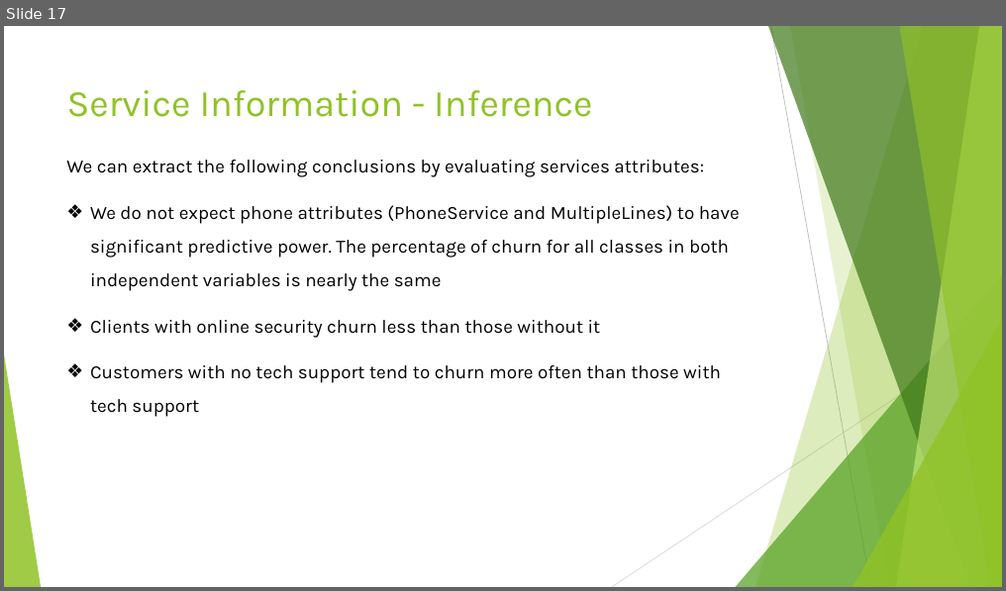
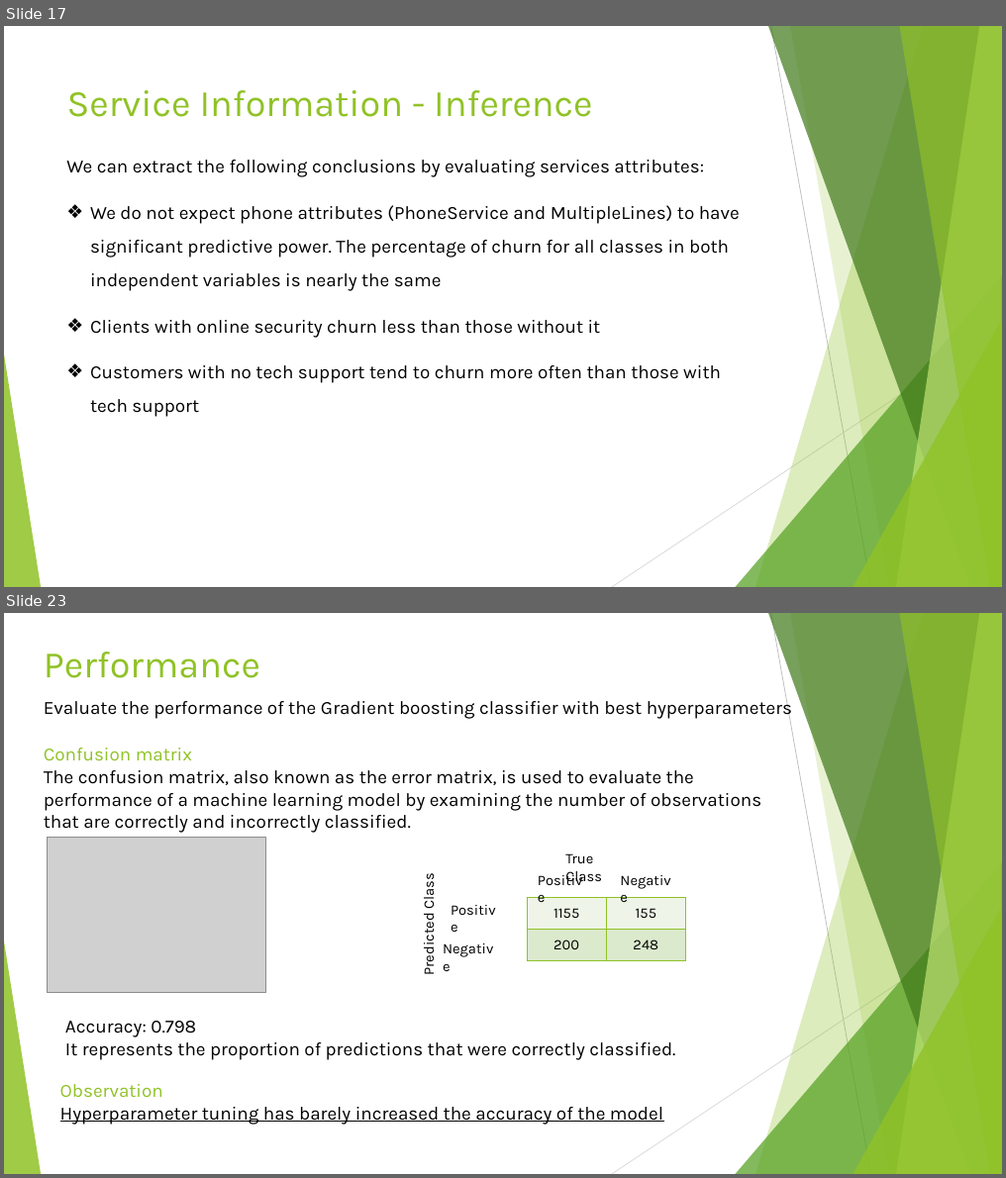
Before and after one commit to Prakul-github/Machine-Learning, a slide deck: Capstone_Project/Capstone project - Telecom Customer Churn.pptx. Shown one above the other, each under a label of ours: slide 17 before the commit, slides 17 and 23 after it; the slides between them are not shown. The pictures are 1006x591 and 1006x1178 pixels, drawn with LibreOffice and Linux fonts; fonts in the diff are those of the drawing; grey boxes stand for pictures. Boxes give left, top, right and bottom in pixels: in the first picture for what was removed or moved away, otherwise in the second. Text is boxed around its words. In the diff, an @@ line names an element or a change of style, - is before the commit and + after.

```diff
--- a/Capstone_Project/Capstone project - Telecom Customer Churn.pptx
+++ b/Capstone_Project/Capstone project - Telecom Customer Churn.pptx
@@ slide 23 added at [4, 613, 1002, 1174], background #FFFFFF; not listed: 10 template elements that a slide beside it also shows @@
@@ title added at [44, 652, 260, 678], 36 pt, text #90C226 @@
+Performance
@@ text added at [44, 699, 792, 719], 18 pt, text #000000 @@
+Evaluate the performance of the Gradient boosting classifier with best hyperparameters
@@ text added at [44, 748, 761, 833], 18 pt, text #000000 @@
+Confusion matrix
+The confusion matrix, also known as the error matrix, is used to evaluate the performance of a machine learning model by examining the number of observations that are correctly and incorrectly classified.
@@ picture added at [47, 838, 265, 992] @@
@@ text added at [419, 876, 438, 974], 14 pt, text #000000 @@
+Predicted Class
@@ text added at [531, 867, 596, 893], 14 pt, text #000000 @@
+Positive
@@ text added at [565, 854, 602, 885], 14 pt, text #000000 @@
+True Class
@@ text added at [614, 867, 686, 893], 14 pt, text #000000 @@
+Negative
@@ text added at [444, 897, 509, 922], 14 pt, text #000000 @@
+Positive
@@ table added at [528, 897, 686, 961], 2 rows, 2 columns @@
+1155 | 155
+200 | 248
@@ text added at [436, 936, 508, 961], 14 pt, text #000000 @@
+Negative
@@ text added at [65, 1021, 675, 1060], 18 pt, text #000000 @@
+Accuracy: 0.798
+It represents the proportion of predictions that were correctly classified.
@@ text added at [60, 1084, 663, 1125], 18 pt, text #000000, underline @@
+Observation
+Hyperparameter tuning has barely increased the accuracy of the model
```
Also in this commit, not shown: 8 slides changed, 7 other slides added, 2 slides removed, 1 other file.
